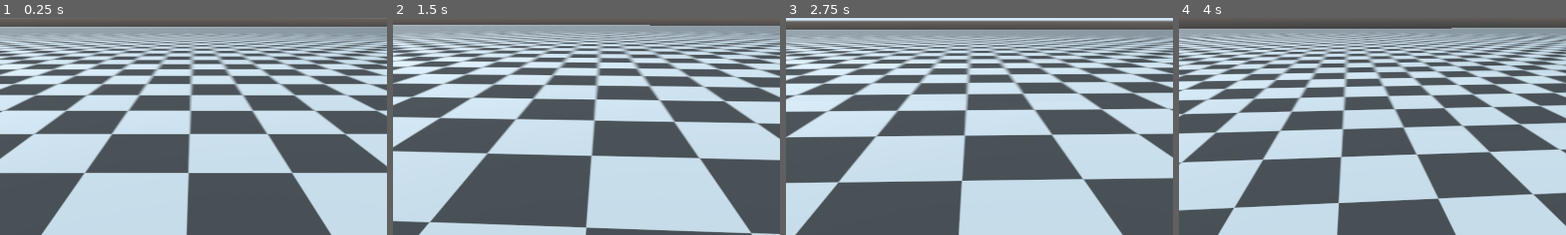
Above: before the commit, frames 1-4 (left to right).
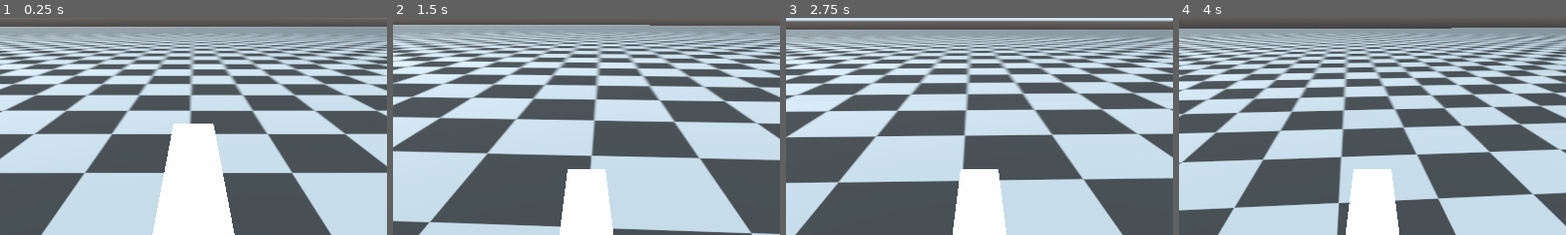
Above: after the commit, the same moments.

Repository: Octopodes-Nuts/FracturedExodus
Game: Godot game, scene res://environment/maps/test_map/TestMap.tscn
The game is run twice, just before and just after one commit, with the same random seed, the same clock (stepped at 60 frames per second) and the same inputs.
Inputs (mouse positions are % of the whole screen's width and height, from its top left):
- Up to frame 1 (0.25 s): no input
- Up to frame 2 (1.5 s): move the mouse to (55, 50) at 0.52 s; hold W (move_forward) from 0.53 s (still down); tap 1 (primary_weapon) at 0.6 s; click (55, 50) at 0.67 s; tap Space (jump) at 0.77 s; tap 2 (secondary_weapon) at 0.8, 1.35 s; move the mouse to (45, 50) at 1.27 s
- Up to frame 3 (2.75 s): keep holding W (move_forward); tap Space (jump) at 1.52 s; tap 1 (primary_weapon) at 1.55 s; move the mouse to (52, 48) at 2.02 s; right-click (52, 48) at 2.1 s; tap 2 (secondary_weapon) at 2.3 s
- Up to frame 4 (4 s): keep holding W (move_forward); move the mouse to (49, 52) at 2.77 s; tap Ctrl (crouch) at 2.85 s; click (49, 52) at 2.92 s; tap Space (jump) at 3.02, 3.77 s; tap 1 (primary_weapon) at 3.05 s; move the mouse to (57, 51) at 3.52 s; click (57, 51) at 3.6 s; tap 2 (secondary_weapon) at 3.8 s
The pictures show only the part of the screen within x 25-75%, y 50-100%; the shares and areas given below are measured in that part.

The runs differ from the first frame. In frame 1, 8.1% of the frame differs, in the area x 39-61%, y 48-100%; in frame 2, 3.6%; in frame 3, 3.6%; in frame 4, 3.6%.

Commit message:
Fix weapon swapping

Diff:
--- a/src/behavior/player/movement/DefaultController.gd
+++ b/src/behavior/player/movement/DefaultController.gd
@@ -30,6 +30,8 @@
 var movement = Vector3()
 var gravity_vec = Vector3()
 
+var active_weapon: Weapon
+
 onready var head = $camera_head
 onready var gun_location = $camera_head/gun_location
 onready var ground_check_0 = $ground_check_0
@@ -48,7 +50,11 @@
 	character.primary_weapon = WeaponRegister.gun_register["DefaultGun"].instance()
 	character.secondary_weapon = WeaponRegister.gun_register["DefaultPistol"].instance()
 	# end default character
-
+	character.set_weapons_inactive()
+	character.primary_weapon.active = true
+	head.add_child(character.primary_weapon)
+	character.primary_weapon.transform.origin = gun_location.transform.origin
+	active_weapon = character.primary_weapon
 	# load from character
 
 	Input.set_mouse_mode(Input.MOUSE_MODE_CAPTURED)
@@ -65,13 +71,23 @@
 	# set cycle time ? so that you can't just keep
 	# shifting weapons but maybe not
 	if Input.is_action_just_pressed("primary_weapon"):
-		character.set_weapons_inactive()
-		character.primary_weapon.active = true
+		if active_weapon != character.primary_weapon:
+			head.remove_child(active_weapon)
+			active_weapon = character.primary_weapon
+			character.set_weapons_inactive()
+			character.primary_weapon.active = true
+			head.add_child(character.primary_weapon)
+			character.primary_weapon.transform.origin = gun_location.transform.origin
+		# remove all other weapons
 		# play animation
 	elif Input.is_action_just_pressed("secondary_weapon"):
-		character.set_weapons_inactive()
-		character.secondary_weapon.active = true
-		character.primary_weapon.transform.origin = gun_location.transform.origin
+		if active_weapon != character.secondary_weapon:
+			head.remove_child(active_weapon)
+			active_weapon = character.secondary_weapon
+			character.set_weapons_inactive()
+			character.secondary_weapon.active = true
+			head.add_child(character.secondary_weapon)
+			character.secondary_weapon.transform.origin = gun_location.transform.origin
 		# play animtation
 	elif Input.is_action_just_pressed("tertiary_weapon"):
 		character.set_weapons_inactive()
